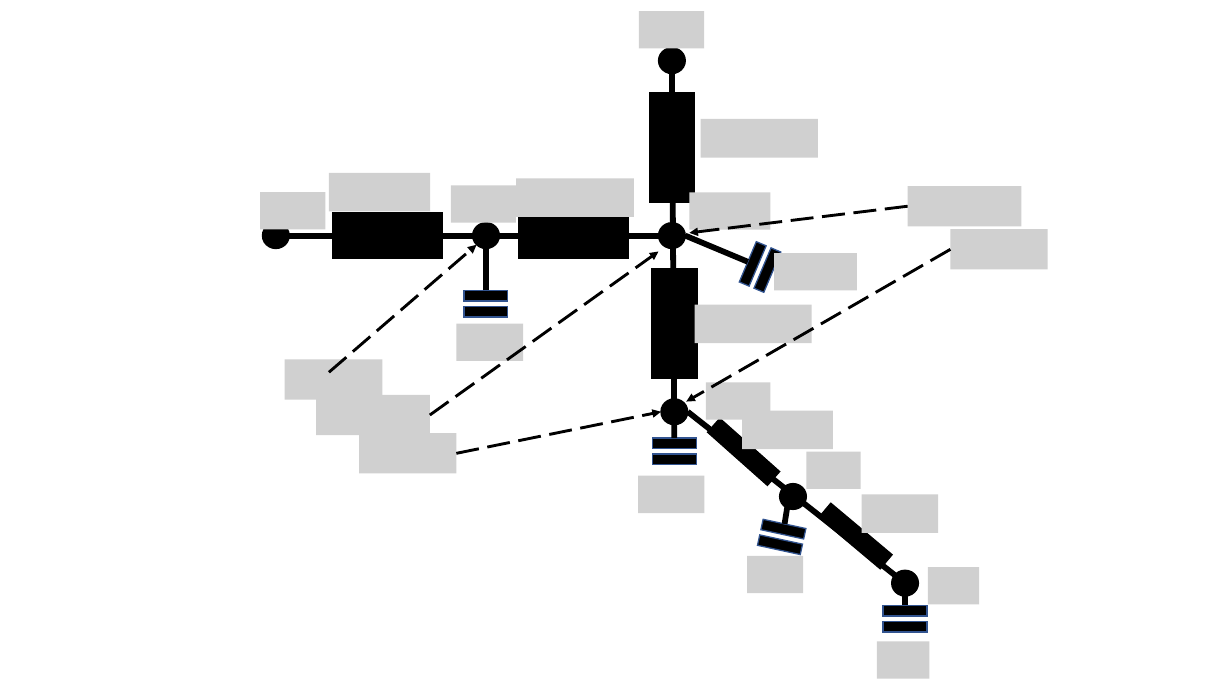
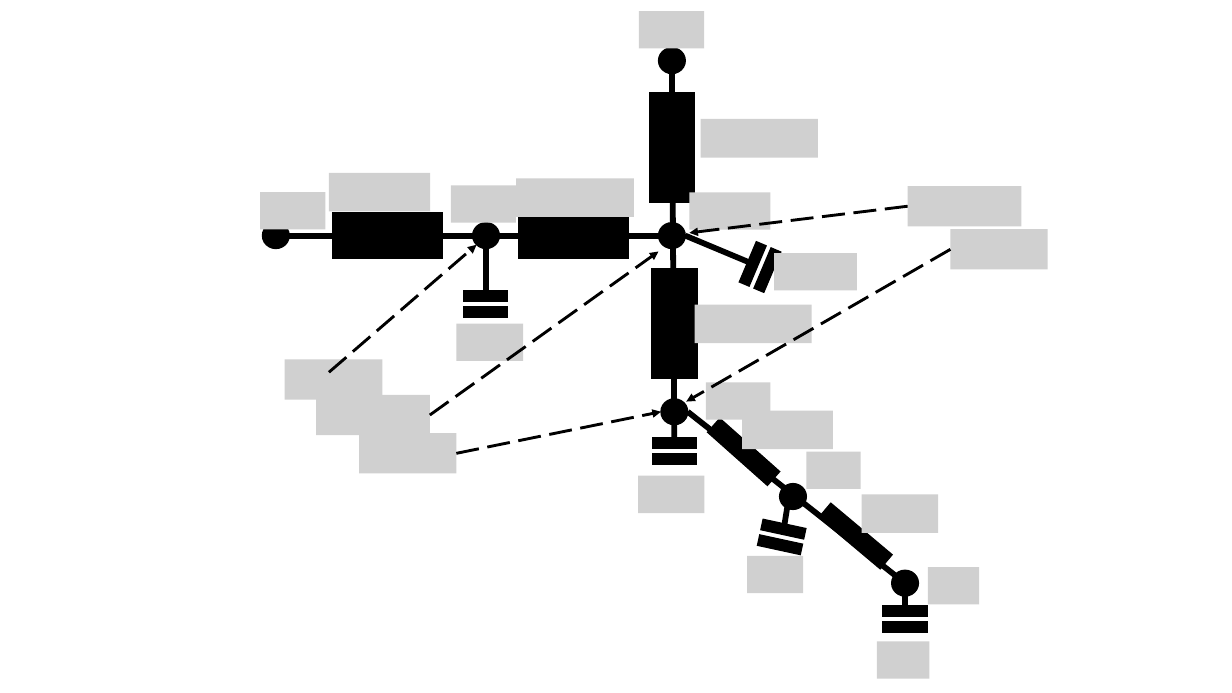
Before and after one commit to xixihaha1995/Hybrid_RC_GGMR, a slide deck: slide 1 of rc_network.pptx. Drawn at 1232x693 pixels with LibreOffice and Linux fonts; fonts in the diff are those of the drawing; grey boxes stand for pictures. Boxes give left, top, right and bottom in pixels: in the first picture for what was removed or moved away, otherwise in the second. Text is boxed around its words. In the diff, an @@ line names an element or a change of style, - is before the commit and + after.

```diff
--- a/rc_network.pptx
+++ b/rc_network.pptx
@@ outline #325491 1 pt to #000000 1 pt in 5 elements at (x1=457, y1=281, x2=517, y2=326), (x1=728, y1=230, x2=793, y2=303), (x1=645, y1=429, x2=705, y2=474), (x1=748, y1=509, x2=817, y2=566), (x1=875, y1=596, x2=935, y2=641) @@
```
Also in this commit, not shown: 1 other slide changed, 1 slide added, 13 other files.
